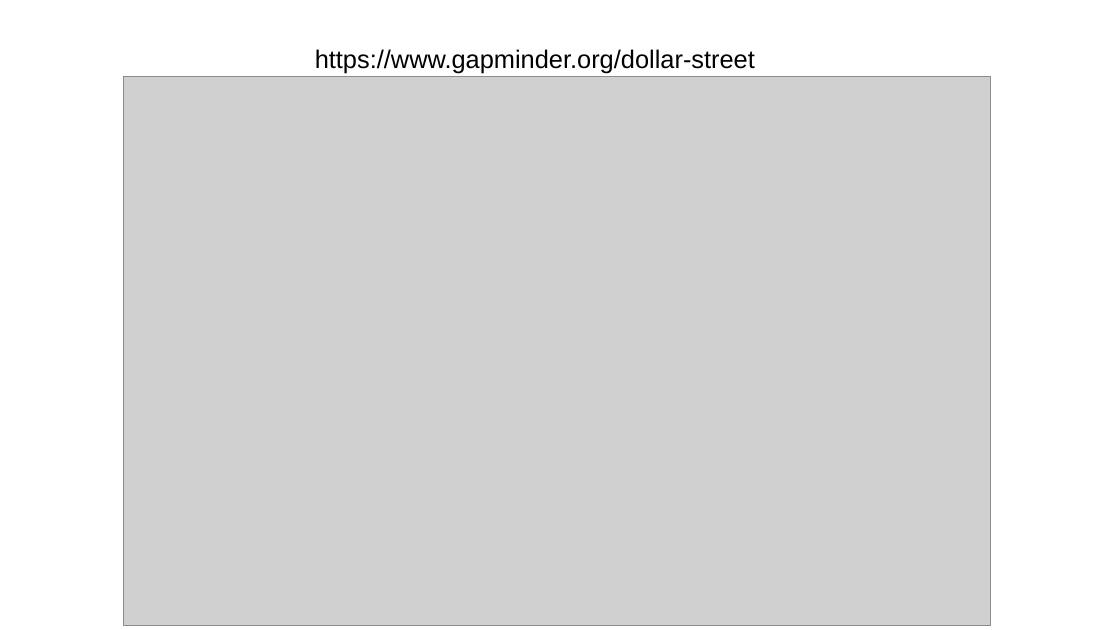
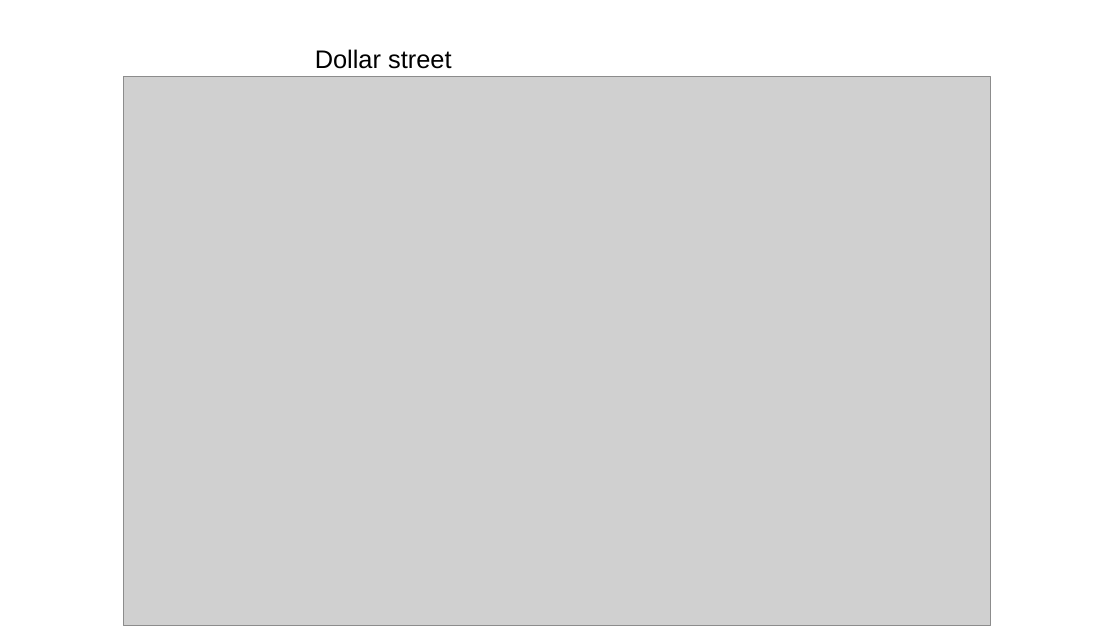
Before and after one commit to sobies93/sobies93.github.io, a slide deck: slide 10 of data-based-world-view-pl/presentation.odp (slide 14 before the commit). Drawn at 1120x630 pixels with LibreOffice and Linux fonts; fonts in the diff are those of the drawing; grey boxes stand for pictures. Boxes give left, top, right and bottom in pixels: in the first picture for what was removed or moved away, otherwise in the second. Text is boxed around its words. In the diff, an @@ line names an element or a change of style, - is before the commit and + after.

```diff
--- a/data-based-world-view-pl/presentation.odp
+++ b/data-based-world-view-pl/presentation.odp
@@ text at [315,49,451,69]: text changed @@
-https://www.gapminder.org/dollar-street
+Dollar street
```
Also in this commit, not shown: 1 other slide changed, 8 slides added, 12 slides removed, 13 other files.
